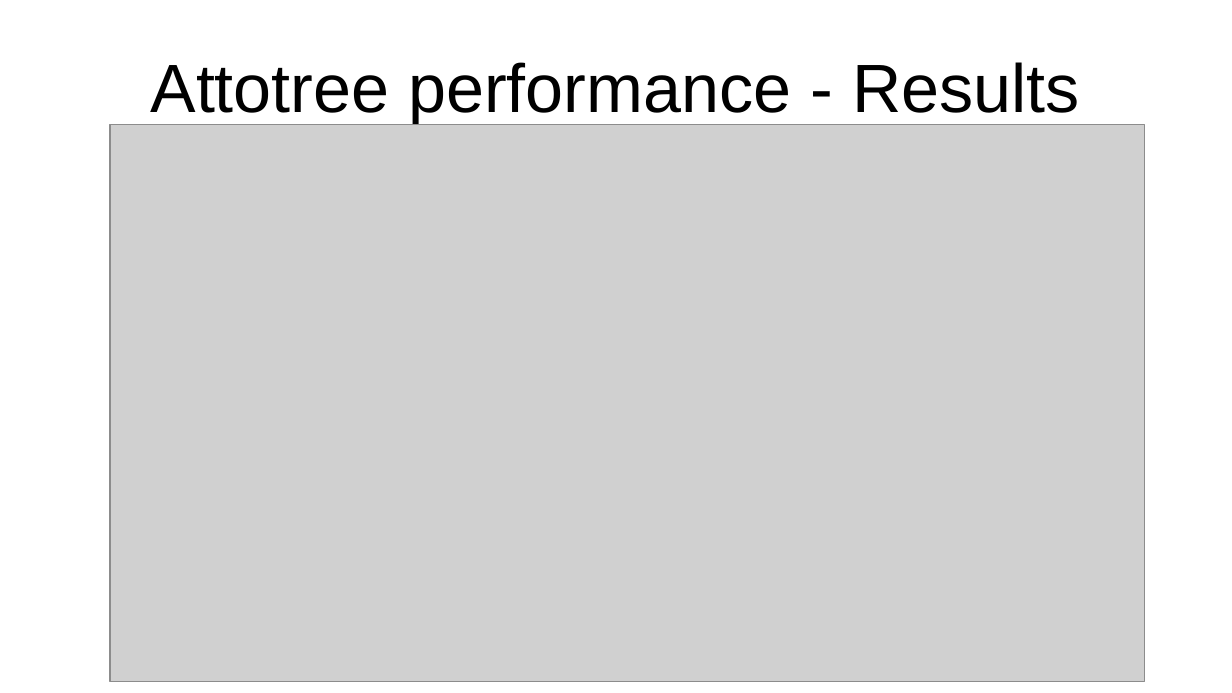
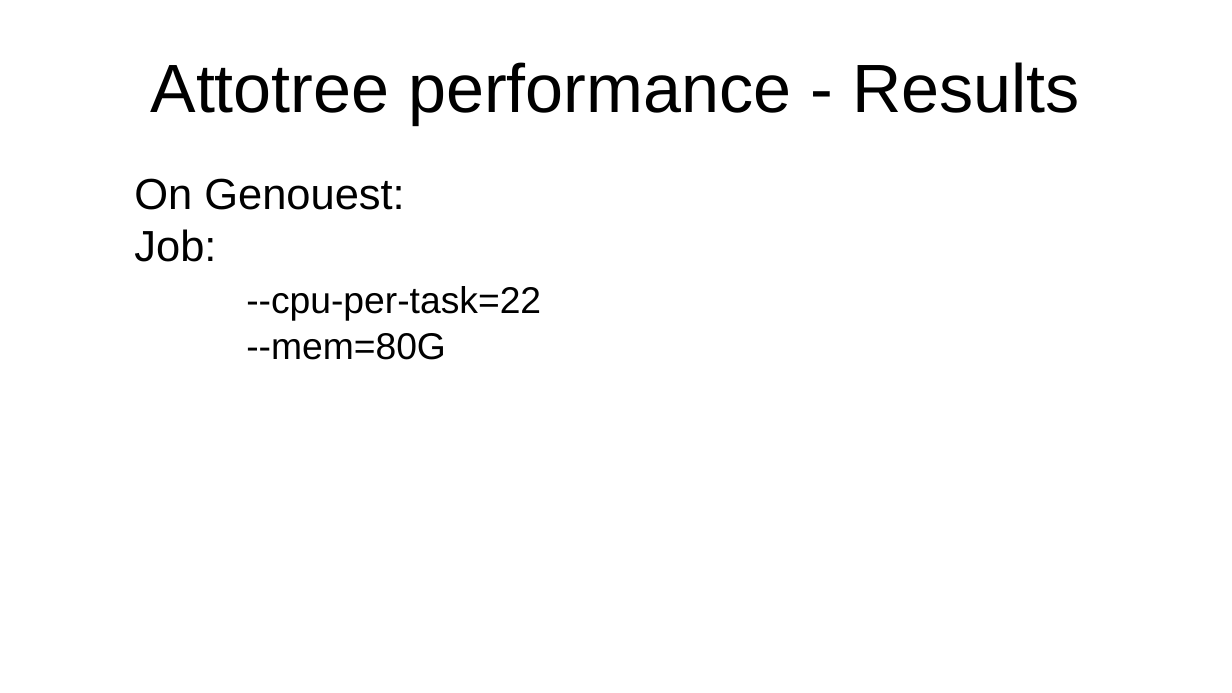
Before and after one commit to AntaoA/Amory_BWT_M1_project_Bioinfo, a slide deck: slide 14 of Diapo.odp (slide 13 before the commit). Drawn at 1232x693 pixels with LibreOffice and Linux fonts; fonts in the diff are those of the drawing; grey boxes stand for pictures. Boxes give left, top, right and bottom in pixels: in the first picture for what was removed or moved away, otherwise in the second. Text is boxed around its words. In the diff, an @@ line names an element or a change of style, - is before the commit and + after.

```diff
--- a/Diapo.odp
+++ b/Diapo.odp
@@ picture removed at (x1=110, y1=124, x2=1144, y2=682) @@
@@ text added at (x1=134, y1=178, x2=541, y2=360), 24 pt, text #000000 @@
+On Genouest:
+Job:
+--cpu-per-task=22
+--mem=80G
```
Also in this commit, not shown: 1 other slide changed, 6 slides added, 12 other files.
